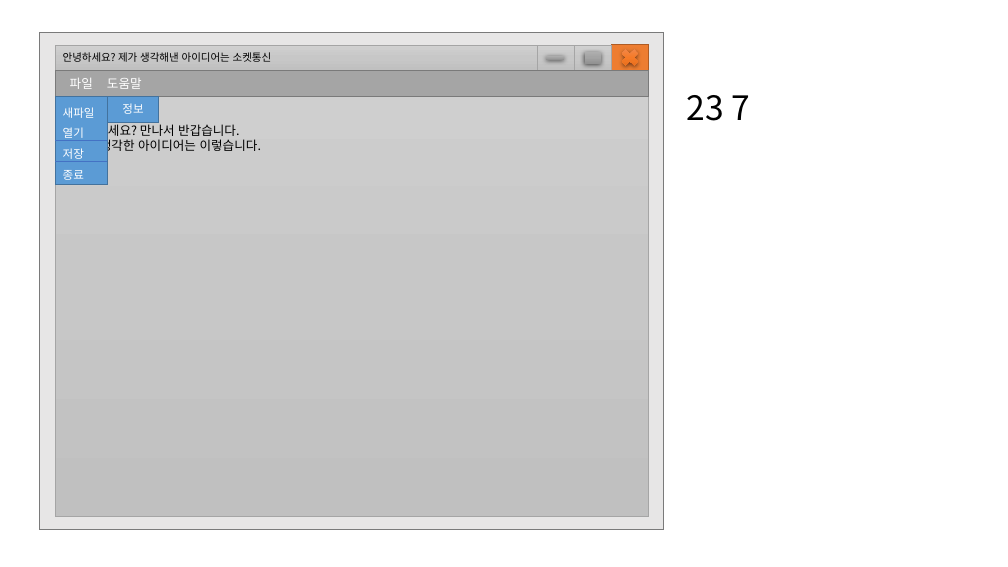
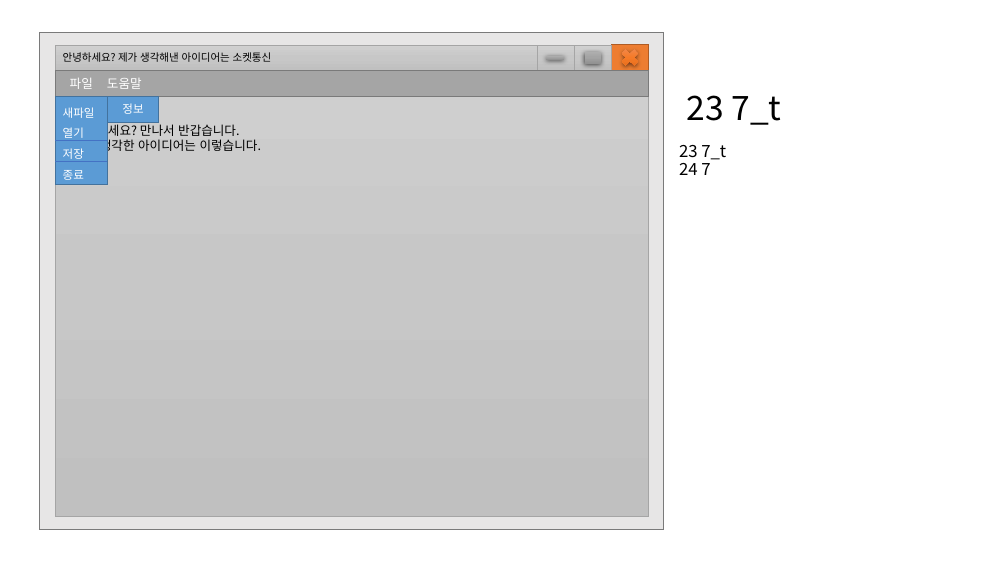
Before and after one commit to jwsimhj97/Fullstack, a slide deck: slide 3 of 소켓통신_심현정.pptx. Drawn at 1008x567 pixels with LibreOffice and Linux fonts; fonts in the diff are those of the drawing. Boxes give left, top, right and bottom in pixels: in the first picture for what was removed or moved away, otherwise in the second. Text is boxed around its words. In the diff, an @@ line names an element or a change of style, - is before the commit and + after.

```diff
--- a/소켓통신_심현정.pptx
+++ b/소켓통신_심현정.pptx
@@ title at (687, 95, 781, 125): text changed @@
-23 7
+23 7_t
@@ text added at (679, 145, 726, 175), 16 pt, text #000000 @@
+23 7_t
+24 7
```
Also in this commit, not shown: 2 other slides changed, 12 other files.
